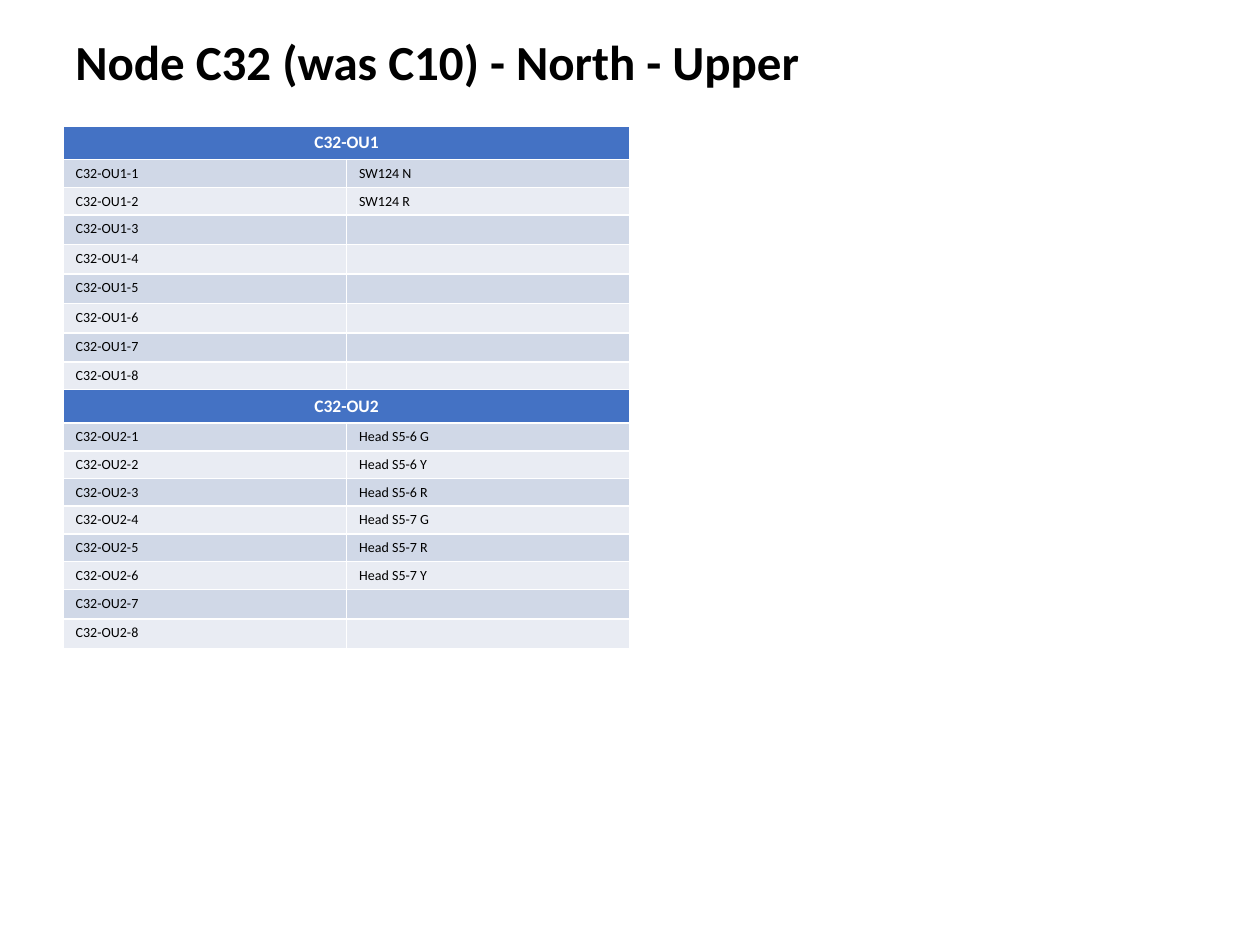
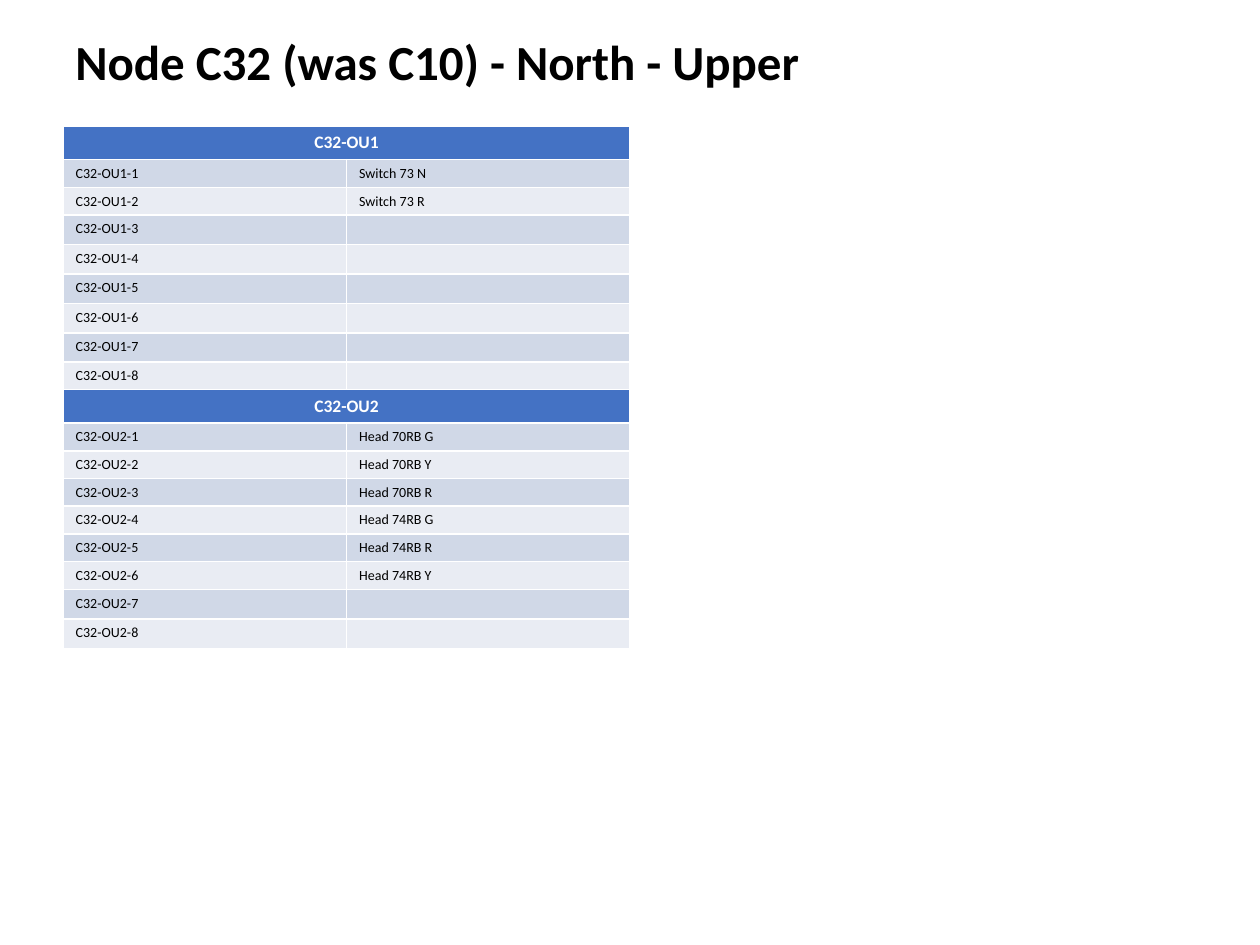
Before and after one commit to lnevo/hart, a slide deck: slide 15 of docs/wiring/Wiring_Schematic.pptx. Drawn at 1260x945 pixels with LibreOffice and Linux fonts; fonts in the diff are those of the drawing. Boxes give left, top, right and bottom in pixels: in the first picture for what was removed or moved away, otherwise in the second. Text is boxed around its words. In the diff, an @@ line names an element or a change of style, - is before the commit and + after.

```diff
--- a/docs/wiring/Wiring_Schematic.pptx
+++ b/docs/wiring/Wiring_Schematic.pptx
@@ table at bbox=[63, 126, 630, 384] @@
-row 2, column 2: SW124 N
+row 2, column 2: Switch 73 N
-row 3, column 2: SW124 R
+row 3, column 2: Switch 73 R
@@ table at bbox=[63, 389, 630, 641] @@
-row 2, column 2: Head S5-6 G
+row 2, column 2: Head 70RB G
-row 3, column 2: Head S5-6 Y
+row 3, column 2: Head 70RB Y
-row 4, column 2: Head S5-6 R
+row 4, column 2: Head 70RB R
-row 5, column 2: Head S5-7 G
+row 5, column 2: Head 74RB G
-row 6, column 2: Head S5-7 R
+row 6, column 2: Head 74RB R
-row 7, column 2: Head S5-7 Y
+row 7, column 2: Head 74RB Y
```
Also in this commit, not shown: 8 other slides changed, 9 other files.
